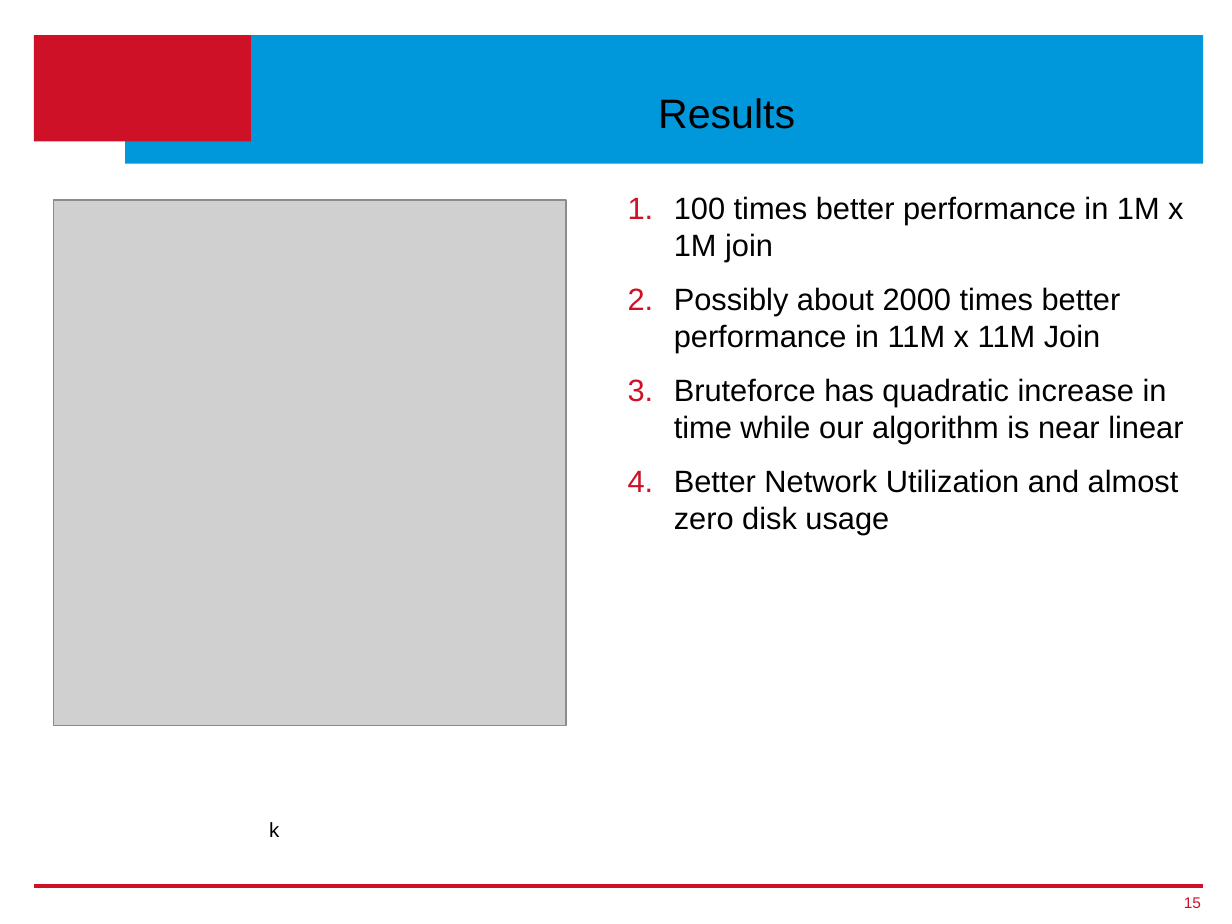
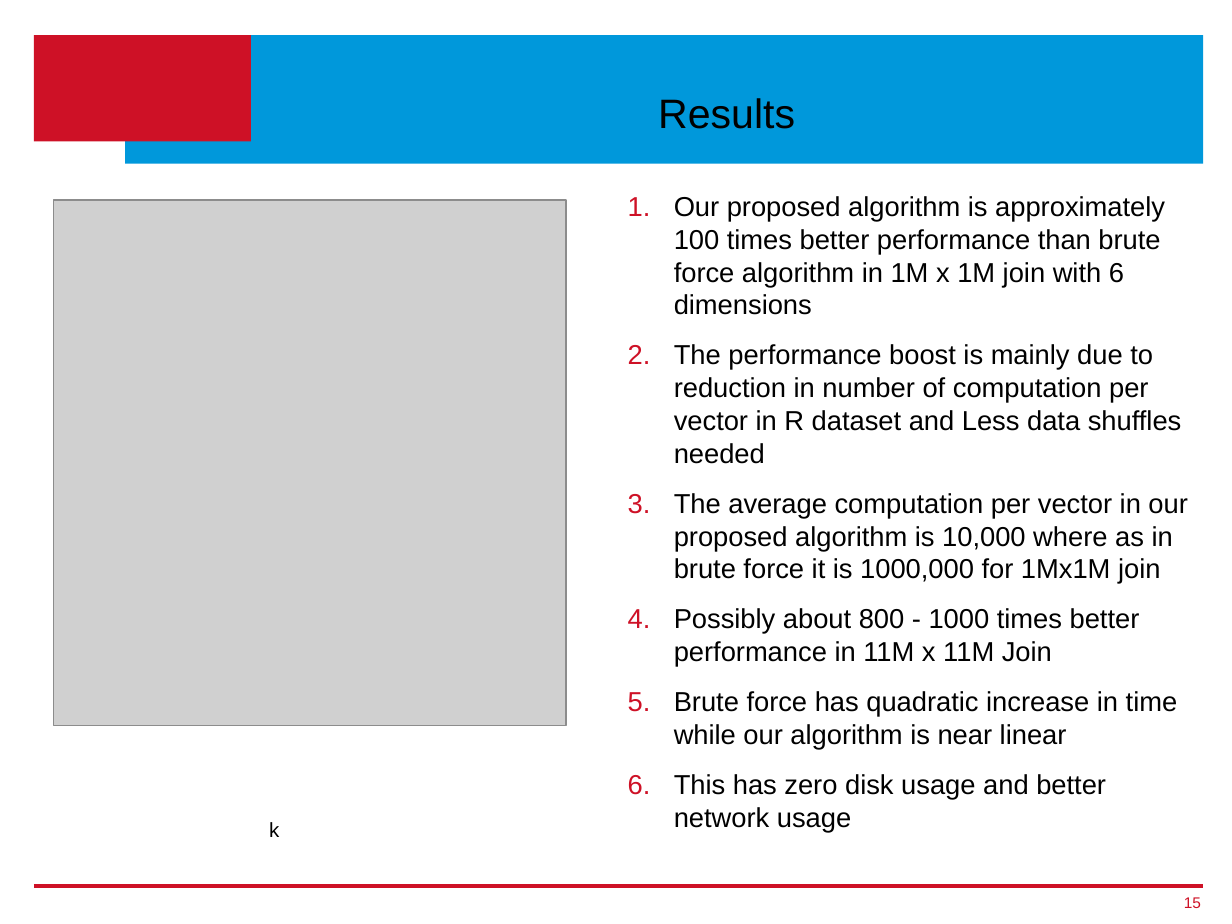
Before and after one commit to ageekymonk/syduni_ms_report, a slide deck: slide 15 of Thesis-Presentation_v1.pptx. Drawn at 1232x924 pixels with LibreOffice and Linux fonts; fonts in the diff are those of the drawing; grey boxes stand for pictures; background and template pictures are left out. Boxes give left, top, right and bottom in pixels: in the first picture for what was removed or moved away, otherwise in the second. Text is boxed around its words. In the diff, an @@ line names an element or a change of style, - is before the commit and + after.

```diff
--- a/Thesis-Presentation_v1.pptx
+++ b/Thesis-Presentation_v1.pptx
@@ text at bbox=[674, 196, 1188, 832]: text changed; size 18 to 16 pt @@
-1. 100 times better performance in 1M x 1M join
-2. Possibly about 2000 times better performance in 11M x 11M Join
-3. Bruteforce has quadratic increase in time while our algorithm is near linear
-4. Better Network Utilization and almost zero disk usage
+1. Our proposed algorithm is approximately 100 times better performance than brute force algorithm in 1M x 1M join with 6 dimensions
+2. The performance boost is mainly due to reduction in number of computation per vector in R dataset and Less data shuffles needed
+3. The average computation per vector in our proposed algorithm is 10,000 where as in brute force it is 1000,000 for 1Mx1M join
+4. Possibly about 800 - 1000 times better performance in 11M x 11M Join
+5. Brute force has quadratic increase in time while our algorithm is near linear
+6. This has zero disk usage and better network usage
```
Also in this commit, not shown: 8 other slides changed, 2 slides added.
